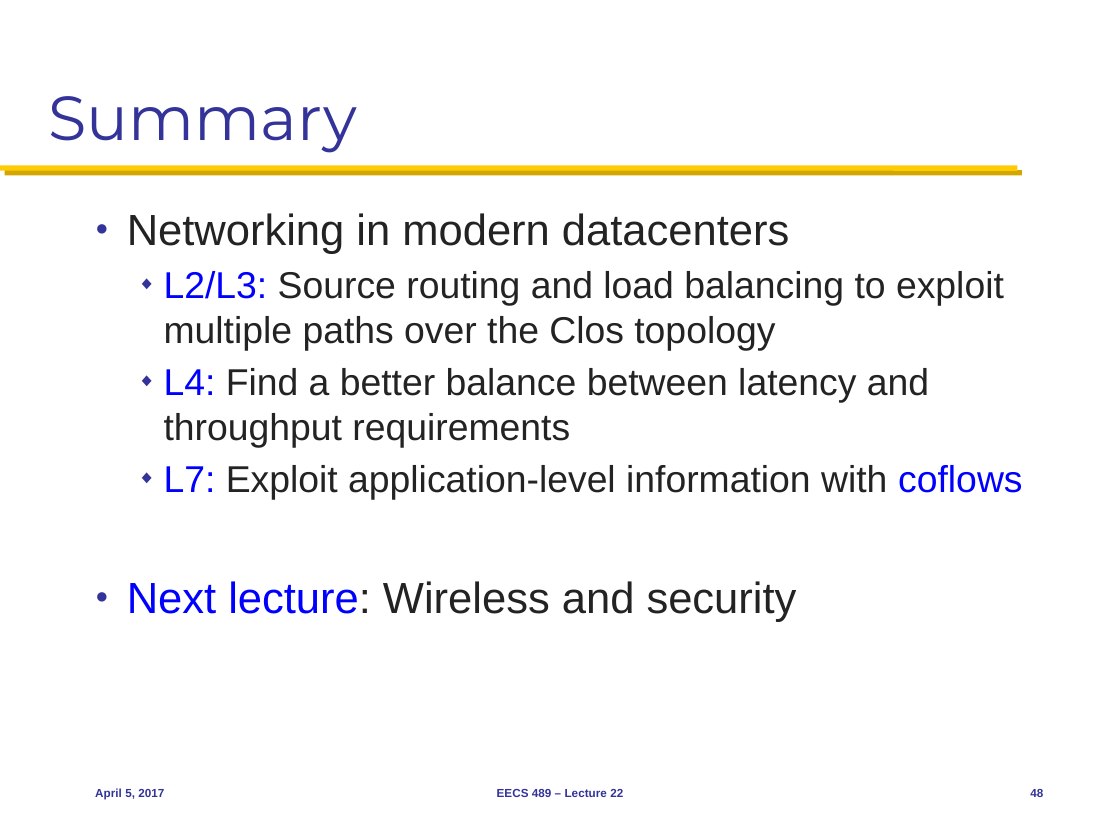
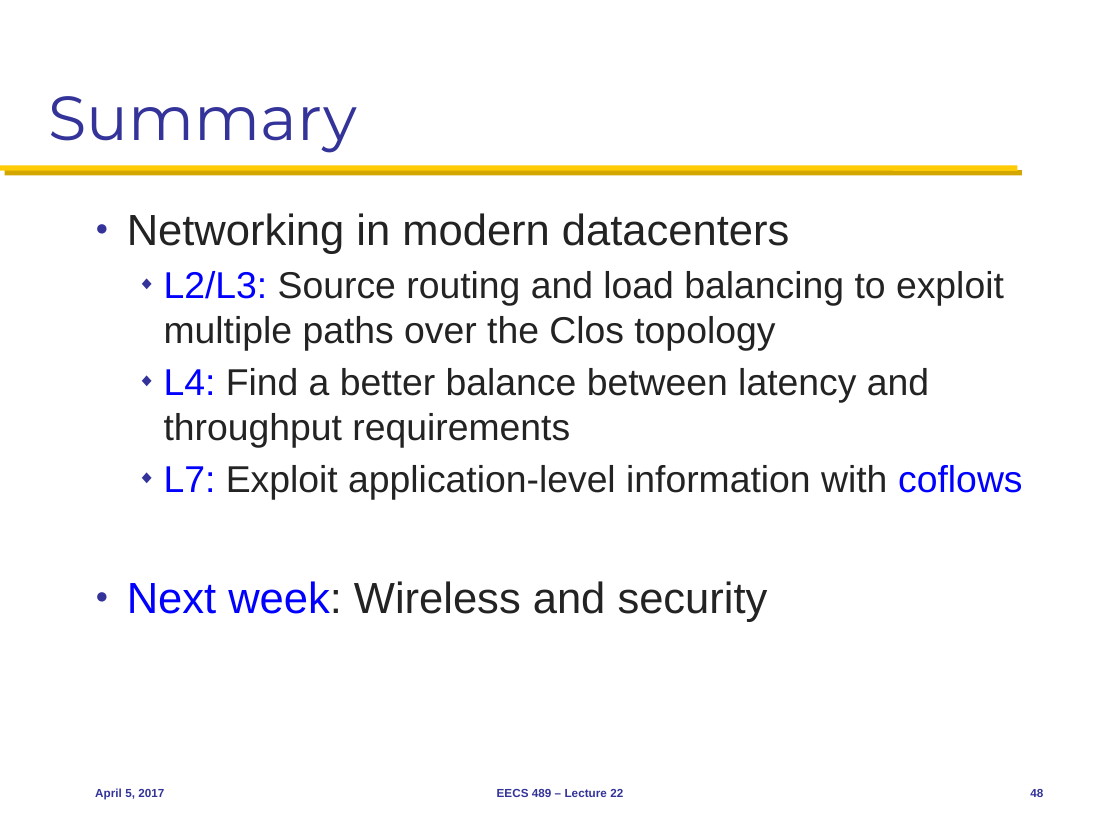
Before and after one commit to mosharaf/eecs489, a slide deck: slide 48 of Slides/040517.pptx. Drawn at 1120x840 pixels with LibreOffice and Linux fonts; fonts in the diff are those of the drawing. Boxes give left, top, right and bottom in pixels: in the first picture for what was removed or moved away, otherwise in the second. Text is boxed around its words. In the diff, an @@ line names an element or a change of style, - is before the commit and + after.

```diff
--- a/Slides/040517.pptx
+++ b/Slides/040517.pptx
@@ text at <box>127,581,768,622</box>: text changed @@
-● Next lecture: Wireless and security
+● Next week: Wireless and security
```
Also in this commit, not shown: 1 other slide changed.
